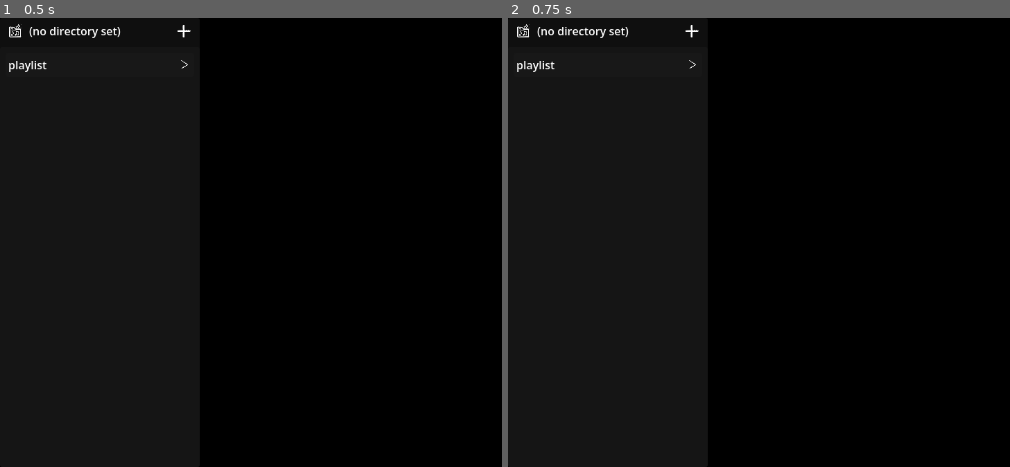
Above: before the commit, frames 1-2 (left to right).
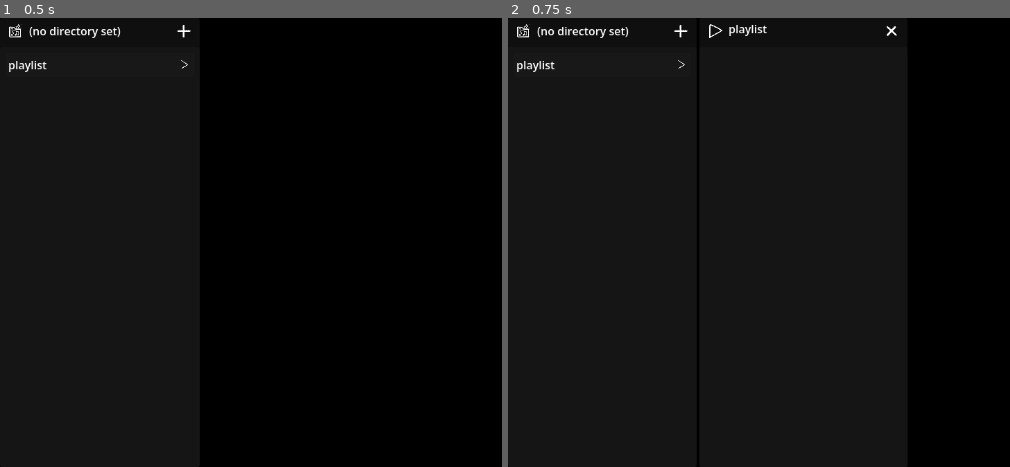
Above: after the commit, the same moments.

Repository: CorvusCloudburst/m3udang
Game: Godot game, scene res://app/main.tscn
Same seed, same stepped clock (60 frames per second), same inputs: the game is played once before the commit and once after it. This scene is started directly instead of the project's main scene.
Inputs (mouse positions are in pixels of both pictures, inside the frame that each line leads up to):
- Up to frame 1 (0.5 s): no input
- Up to frame 2 (0.75 s): click (693, 62) at 0.5 s

Frame 1 is identical in both runs. In frame 2, 0.2% of the frame differs, in the area x 33-78%, y 1-12%.

Commit message:
draggable playlist management

Diff:
--- /dev/null
+++ b/app/SignalBus.gd
@@ -0,0 +1,3 @@
+extends Node
+
+signal open_playlist_detail(playlist_file: String)
--- a/app/main.tscn
+++ b/app/main.tscn
@@ -1,7 +1,12 @@
 [gd_scene format=3 uid="uid://b17d0gvxdp54p"]
 
 [ext_resource type="Script" uid="uid://dvcn77fsvd5lw" path="res://app/main.gd" id="1_s58fy"]
-[ext_resource type="PackedScene" uid="uid://cpaf13bvrcfyl" path="res://app/playlist_management/playlist_management_panel.tscn" id="1_yblnd"]
+[ext_resource type="PackedScene" uid="uid://cpaf13bvrcfyl" path="res://app/playlist_management/playlist_browser_panel.tscn" id="1_yblnd"]
+[ext_resource type="PackedScene" uid="uid://d2aat2sfr1y2h" path="res://app/playlist_management/playlist_details/playlist_details_panel.tscn" id="3_ysqge"]
+
+[sub_resource type="GDScript" id="GDScript_ysqge"]
+script/source = "extends GridContainer
+"
 
 [node name="Main" type="Node" unique_id=1622219]
 script = ExtResource("1_s58fy")
@@ -22,6 +27,8 @@
 anchor_bottom = 1.0
 grow_horizontal = 2
 grow_vertical = 2
+size_flags_horizontal = 3
+size_flags_vertical = 3
 columns = 2
 
 [node name="PlaylistManagementGrid" type="GridContainer" parent="LayoutGrid" unique_id=1539483554]
@@ -29,6 +36,12 @@
 size_flags_horizontal = 3
 size_flags_vertical = 3
 columns = 2
+script = SubResource("GDScript_ysqge")
 
-[node name="PlaylistManagementPanel" parent="LayoutGrid/PlaylistManagementGrid" unique_id=932147196 instance=ExtResource("1_yblnd")]
+[node name="PlaylistBrowserPanel" parent="LayoutGrid/PlaylistManagementGrid" unique_id=932147196 instance=ExtResource("1_yblnd")]
+custom_minimum_size = Vector2(250, 0)
 layout_mode = 2
+
+[node name="PlaylistDetailsPanel" parent="LayoutGrid/PlaylistManagementGrid" unique_id=1550198251 instance=ExtResource("3_ysqge")]
+visible = false
+layout_mode = 2
--- a/app/playlist_management/playlist_management_panel.tscn
+++ b/app/playlist_management/playlist_browser_panel.tscn
@@ -1,11 +1,11 @@
 [gd_scene format=3 uid="uid://cpaf13bvrcfyl"]
 
-[ext_resource type="Script" uid="uid://dusp06p2qrb1f" path="res://app/playlist_management/playlist_management_panel.gd" id="1_jk7cu"]
+[ext_resource type="Script" uid="uid://dusp06p2qrb1f" path="res://app/playlist_management/playlist_browser_panel.gd" id="1_jk7cu"]
 [ext_resource type="Texture2D" uid="uid://mfgdhrvuj2fg" path="res://icons/music-directory.png" id="1_x3wvf"]
 [ext_resource type="PackedScene" uid="uid://bvdjnij7ad6tb" path="res://app/playlist_management/playlist_list_item.tscn" id="3_qdchs"]
 [ext_resource type="Texture2D" uid="uid://dkxbytr8sf1g7" path="res://icons/plus.png" id="3_u16lj"]
 
-[node name="PlaylistManagementPanel" type="Panel" unique_id=932147196]
+[node name="PlaylistBrowserPanel" type="Panel" unique_id=932147196]
 anchors_preset = 15
 anchor_right = 1.0
 anchor_bottom = 1.0
@@ -65,6 +65,7 @@
 expand_icon = true
 
 [node name="PlaylistBrowserPanel" type="Panel" parent="PlaylistBrowser" unique_id=1155824761]
+custom_minimum_size = Vector2(250, 0)
 layout_mode = 2
 size_flags_vertical = 3
 
--- /dev/null
+++ b/app/playlist_management/playlist_details/playlist_details_panel.gd
@@ -0,0 +1,61 @@
+extends Panel
+
+# -----------------------------------------------------------------
+# Setup
+# -----------------------------------------------------------------
+# Internal data
+@export var filename: String # Should be provided by caller
+
+# Display elements
+@onready var playlist_name_label: Label = $PlaylistDetailsLayout/HeaderMargins/PlaylistDetailsPanelHeader/PlaylistNameLabel
+@onready var draggable_track_list_panel: Panel = $PlaylistDetailsLayout/DraggableTrackListPanel
+
+func _ready() -> void:
+	# Listen for signals to open a playlist
+	SignalBus.open_playlist_detail.connect(_open_panel)
+	# Get fresh visuals
+	_refresh_contents()
+
+# -----------------------------------------------------------------
+# Interactivity
+# -----------------------------------------------------------------
+
+# ------------- Close playlist details -------------
+func _on_close_playlist_details_button_pressed() -> void:
+	visible = false
+
+# ------------- Play playlist in the player -------------
+func _on_play_playlist_button_pressed() -> void:
+	print("TODO: Play the playlist")
+	#play_playlist.emit(filename) # Announces a playlist should play
+
+func _open_panel(updated_filename: String) -> void:
+	filename = updated_filename
+	_refresh_contents()
+	visible = true
+
+func _refresh_contents() -> void:
+	# Clear previouds contents
+	draggable_track_list_panel.clear_panel_tracks()
+
+	# Set the displayed playlist name
+	var display_name = filename.get_file().rsplit(".", false, 1)[0] if filename else 'no playlist selected'
+	playlist_name_label.text = display_name
+
+	# Populate the tracks
+	for track in get_playlist_tracks():
+		draggable_track_list_panel.add_track(track)
+
+# Get all the tracks in an m3u file
+func get_playlist_tracks() -> Array:
+	if !FileAccess.file_exists(Globals.playlist_directory + filename):
+		return []
+
+	var playlist_file = FileAccess.open(Globals.playlist_directory + filename, FileAccess.READ)
+	var playlist_contents = []
+	while !playlist_file.eof_reached():
+		var current_line = playlist_file.get_line()
+		# Ignore comments and anything that isn't an mp3
+		if !current_line.begins_with("#") && current_line.ends_with(".mp3"):
+			playlist_contents.append(current_line)
+	return playlist_contents
--- /dev/null
+++ b/app/playlist_management/playlist_details/playlist_details_panel.tscn
@@ -0,0 +1,62 @@
+[gd_scene format=3 uid="uid://d2aat2sfr1y2h"]
+
+[ext_resource type="Script" uid="uid://dauexyc0af6tp" path="res://app/playlist_management/playlist_details/playlist_details_panel.gd" id="1_gnfcv"]
+[ext_resource type="Texture2D" uid="uid://ba2tigywb3mm6" path="res://icons/x.png" id="2_gj7ew"]
+[ext_resource type="Texture2D" uid="uid://d3d2rcf5bxbf5" path="res://icons/play.png" id="2_rrb1t"]
+[ext_resource type="PackedScene" uid="uid://d34si2h4yja4h" path="res://app/songs/draggable_track_list_panel.tscn" id="4_0sevv"]
+
+[node name="PlaylistDetailsPanel" type="Panel" unique_id=1550198251]
+custom_minimum_size = Vector2(300, 0)
+anchors_preset = 15
+anchor_right = 1.0
+anchor_bottom = 1.0
+grow_horizontal = 2
+grow_vertical = 2
+script = ExtResource("1_gnfcv")
+
+[node name="PlaylistDetailsLayout" type="VBoxContainer" parent="." unique_id=436582384]
+layout_mode = 1
+anchors_preset = 15
+anchor_right = 1.0
+anchor_bottom = 1.0
+grow_horizontal = 2
+grow_vertical = 2
+
+[node name="HeaderMargins" type="MarginContainer" parent="PlaylistDetailsLayout" unique_id=1873612044]
+layout_mode = 2
+theme_override_constants/margin_left = 8
+theme_override_constants/margin_top = 4
+theme_override_constants/margin_right = 8
+theme_override_constants/margin_bottom = 4
+
+[node name="PlaylistDetailsPanelHeader" type="HBoxContainer" parent="PlaylistDetailsLayout/HeaderMargins" unique_id=1304812202]
+layout_mode = 2
+size_flags_vertical = 0
+
+[node name="PlayPlaylistButton" type="Button" parent="PlaylistDetailsLayout/HeaderMargins/PlaylistDetailsPanelHeader" unique_id=332462633]
+custom_minimum_size = Vector2(30, 30)
+layout_mode = 2
+icon = ExtResource("2_rrb1t")
+flat = true
+icon_alignment = 1
+expand_icon = true
+
+[node name="PlaylistNameLabel" type="Label" parent="PlaylistDetailsLayout/HeaderMargins/PlaylistDetailsPanelHeader" unique_id=150934123]
+layout_mode = 2
+size_flags_horizontal = 3
+size_flags_vertical = 1
+text = "playlist name"
+
+[node name="ClosePlaylistDetailsButton" type="Button" parent="PlaylistDetailsLayout/HeaderMargins/PlaylistDetailsPanelHeader" unique_id=2000293572]
+custom_minimum_size = Vector2(30, 30)
+layout_mode = 2
+icon = ExtResource("2_gj7ew")
+flat = true
+icon_alignment = 1
+expand_icon = true
+
+[node name="DraggableTrackListPanel" parent="PlaylistDetailsLayout" unique_id=391939788 instance=ExtResource("4_0sevv")]
+layout_mode = 2
+
+[connection signal="pressed" from="PlaylistDetailsLayout/HeaderMargins/PlaylistDetailsPanelHeader/PlayPlaylistButton" to="." method="_on_play_playlist_button_pressed"]
+[connection signal="pressed" from="PlaylistDetailsLayout/HeaderMargins/PlaylistDetailsPanelHeader/ClosePlaylistDetailsButton" to="." method="_on_close_playlist_details_button_pressed"]
--- a/app/playlist_management/playlist_list_item.gd
+++ b/app/playlist_management/playlist_list_item.gd
@@ -23,9 +23,4 @@
 # ------------- Open playlist details -------------
 func _on_open_detail_button_pressed() -> void:
 	# Announce to ancestors that the details should open
-	open_playlist_detail.emit(filename)
-
-# -----------------------------------------------------------------
-# External communication
-# -----------------------------------------------------------------
-signal open_playlist_detail(playlist_filename: String)
+	SignalBus.open_playlist_detail.emit(filename)
--- /dev/null
+++ b/app/songs/draggable_track.gd
@@ -0,0 +1,55 @@
+class_name DraggableTrack
+extends Panel
+
+# -----------------------------------------------------------------
+# Setup
+# -----------------------------------------------------------------
+
+# Display elements
+@onready var track_label: Label = $MarginContainer/TrackLayout/TrackLabel
+
+# Expected parameters
+@export var track_file_path: String
+
+func _ready() -> void:
+	# Display pretty label
+	var filename = track_file_path if track_file_path else 'track.mp3'
+	track_label.text = filename.rsplit(".", false, 1)[0]
+
+# -----------------------------------------------------------------
+# Buttons
+# -----------------------------------------------------------------
+signal track_duplicated(duplicatedTrack: String, index: int)
+
+func _on_duplicate_button_pressed() -> void:
+	track_duplicated.emit(track_file_path, get_index())
+
+func _on_remove_button_pressed() -> void:
+	queue_free()
+
+# -----------------------------------------------------------------
+# Drag & Drop Logic
+# -----------------------------------------------------------------
+
+# ------------- The sprite while dragging -------------
+func _get_drag_data(_at_position: Vector2) -> Variant:
+	var preview = duplicate()
+
+	var preview_container = Control.new()
+	preview.offset_left = -150
+	preview.offset_top = -15
+	preview_container.add_child(preview)
+
+	set_drag_preview(preview_container)
+	return self
+
+# ------------- Allows dropping other tracks onto this one -------------
+func _can_drop_data(_at_position: Vector2, data: Variant) -> bool:
+	return data is DraggableTrack
+
+# ------------- Data announced when a track is dropped here -------------
+signal track_dropped(dropped_item: DraggableTrack, reference_index: int)
+
+func _drop_data(_at_position: Vector2, data: Variant) -> void:
+	# Emits a signal so the parent can handle the list order
+	track_dropped.emit(data, get_index())
--- /dev/null
+++ b/app/songs/draggable_track.tscn
@@ -0,0 +1,58 @@
+[gd_scene format=3 uid="uid://dc70dy126xedy"]
+
+[ext_resource type="Script" uid="uid://sq0sfn1ajn0w" path="res://app/songs/draggable_track.gd" id="1_kkawb"]
+[ext_resource type="Texture2D" uid="uid://dhb6ribsgbdmb" path="res://icons/copy.png" id="2_270dj"]
+[ext_resource type="Texture2D" uid="uid://ba2tigywb3mm6" path="res://icons/x.png" id="3_r1n4r"]
+
+[node name="DraggableTrack" type="Panel" unique_id=1153770331]
+custom_minimum_size = Vector2(250, 30)
+anchors_preset = 15
+anchor_right = 1.0
+anchor_bottom = 1.0
+grow_horizontal = 2
+grow_vertical = 2
+script = ExtResource("1_kkawb")
+
+[node name="MarginContainer" type="MarginContainer" parent="." unique_id=270544364]
+layout_mode = 1
+anchors_preset = 15
+anchor_right = 1.0
+anchor_bottom = 1.0
+grow_horizontal = 2
+grow_vertical = 2
+theme_override_constants/margin_left = 8
+theme_override_constants/margin_top = 4
+theme_override_constants/margin_right = 8
+theme_override_constants/margin_bottom = 4
+
+[node name="TrackLayout" type="HBoxContainer" parent="MarginContainer" unique_id=827485640]
+layout_mode = 2
+
+[node name="TrackLabel" type="Label" parent="MarginContainer/TrackLayout" unique_id=1523172524]
+custom_minimum_size = Vector2(250, 30)
+layout_mode = 2
+size_flags_horizontal = 3
+size_flags_vertical = 1
+text = "track"
+horizontal_alignment = 2
+vertical_alignment = 1
+clip_text = true
+
+[node name="DuplicateButton" type="Button" parent="MarginContainer/TrackLayout" unique_id=1722796180]
+custom_minimum_size = Vector2(25, 25)
+layout_mode = 2
+icon = ExtResource("2_270dj")
+flat = true
+icon_alignment = 1
+expand_icon = true
+
+[node name="RemoveButton" type="Button" parent="MarginContainer/TrackLayout" unique_id=880524204]
+custom_minimum_size = Vector2(25, 25)
+layout_mode = 2
+icon = ExtResource("3_r1n4r")
+flat = true
+icon_alignment = 1
+expand_icon = true
+
+[connection signal="pressed" from="MarginContainer/TrackLayout/DuplicateButton" to="." method="_on_duplicate_button_pressed"]
+[connection signal="pressed" from="MarginContainer/TrackLayout/RemoveButton" to="." method="_on_remove_button_pressed"]
--- /dev/null
+++ b/app/songs/draggable_track_list.gd
@@ -0,0 +1,16 @@
+extends VBoxContainer
+
+# -----------------------------------------------------------------
+# Drag & Drop Logic
+# -----------------------------------------------------------------
+
+# ------------- Only other draggable tracks can drop here -------------
+func _can_drop_data(_at_position: Vector2, data: Variant) -> bool:
+	return data is DraggableTrack
+
+# ------------- Data announced when a drop occurs -------------
+func _drop_data(_at_position: Vector2, data: Variant) -> void:
+	# Emits a signal so the parent can handle the list order
+	track_dropped.emit(data)
+
+signal track_dropped(dropped_item: DraggableTrack)
--- /dev/null
+++ b/app/songs/draggable_track_list_panel.gd
@@ -0,0 +1,73 @@
+extends Panel
+
+# Constants
+const DRAGGABLE_TRACK_SCENE = preload("res://app/songs/draggable_track.tscn")
+
+# Display elements
+@onready var track_list: VBoxContainer = $ScrollContainer/DraggableTrackList
+
+# -----------------------------------------------------------------
+# External API
+# -----------------------------------------------------------------
+
+# Returns an ordered list of of the songs contained within
+func get_filepath_list() -> Array:
+	var file_list: Array = []
+	var track_items = track_list.get_children()
+	for track in track_items:
+		if track is DraggableTrack:
+			file_list.append(track.file_path)
+	return file_list
+
+# Adds a new track to the list, supplied from elsewhere by filepath
+func add_track(track_file_path: String) -> void:
+	_insert_track_into_list(track_file_path)
+
+func clear_panel_tracks() -> void:
+	for child in track_list.get_children():
+		child.queue_free()
+
+# Total tracks in the list
+func get_track_count() -> int:
+	return track_list.get_child_count()
+
+# -----------------------------------------------------------------
+# Internal Track Management
+# -----------------------------------------------------------------
+
+# Adds a track to the list
+func _insert_track_into_list(track_to_add: String, index: int = -1) -> void:
+	var new_track = DRAGGABLE_TRACK_SCENE.instantiate()
+	new_track.track_file_path = track_to_add
+
+	# Adds the track to the list
+	track_list.add_child(new_track)
+	# Listen for drag and drop signals for this track
+	new_track.connect("track_dropped", _on_draggable_track_dropped)
+	new_track.connect("track_duplicated", _on_track_duplicated)
+	# Moves the track to the provided index, if specified
+	if index > -1:
+		track_list.move_child(new_track, index)
+
+# -----------------------------------------------------------------
+# Drag & Drop
+# -----------------------------------------------------------------
+
+# Fires when a DraggableTrack is dropped onto the list
+func _on_draggable_track_dropped(dropped_track: DraggableTrack, index: int) -> void:
+	# If dragging from within the list, relocate
+	if dropped_track.get_parent() == track_list:
+		track_list.move_child(dropped_track, index)
+	# If dragging from elsewhere, add a new copy so the old one remains unaffected
+	else:
+		var new_track = dropped_track.duplicate()
+		_insert_track_into_list(new_track, index)
+
+# Insert the duplicated track beside its origin
+func _on_track_duplicated(duplicated_track_file: String, index: int) -> void:
+	_insert_track_into_list(duplicated_track_file, index)
+
+# A track is dropped on an unoccupied space in the list box
+func _on_draggable_track_list_track_dropped(dropped_item: DraggableTrack) -> void:
+	var ending_index = track_list.get_child_count()
+	_on_draggable_track_dropped(dropped_item, ending_index)
--- /dev/null
+++ b/app/songs/draggable_track_list_panel.tscn
@@ -0,0 +1,30 @@
+[gd_scene format=3 uid="uid://d34si2h4yja4h"]
+
+[ext_resource type="Script" uid="uid://c6gkd37uvfm1q" path="res://app/songs/draggable_track_list.gd" id="1_2swjb"]
+[ext_resource type="Script" uid="uid://r5bcnt3ko0gl" path="res://app/songs/draggable_track_list_panel.gd" id="1_knmcg"]
+
+[node name="DraggableTrackListPanel" type="Panel" unique_id=391939788]
+anchors_preset = 15
+anchor_right = 1.0
+anchor_bottom = 1.0
+grow_horizontal = 2
+grow_vertical = 2
+size_flags_horizontal = 3
+size_flags_vertical = 3
+script = ExtResource("1_knmcg")
+
+[node name="ScrollContainer" type="ScrollContainer" parent="." unique_id=1427480445]
+layout_mode = 1
+anchors_preset = 15
+anchor_right = 1.0
+anchor_bottom = 1.0
+grow_horizontal = 2
+grow_vertical = 2
+horizontal_scroll_mode = 0
+
+[node name="DraggableTrackList" type="VBoxContainer" parent="ScrollContainer" unique_id=2021453243]
+layout_mode = 2
+theme_override_constants/separation = 4
+script = ExtResource("1_2swjb")
+
+[connection signal="track_dropped" from="ScrollContainer/DraggableTrackList" to="." method="_on_draggable_track_list_track_dropped"]
--- a/project.godot
+++ b/project.godot
@@ -16,13 +16,18 @@
 
 config/name="m3udang"
 config/description="m3u editing made simple."
-run/main_scene="uid://btksxy5ipbvkv"
+run/main_scene="uid://b17d0gvxdp54p"
 config/features=PackedStringArray("4.6", "Forward Plus")
 config/icon="uid://cv8sl6g2aix0r"
 
 [audio]
 
 buses/default_bus_layout="uid://78jupxapj4tp"
+
+[autoload]
+
+Main="*uid://dvcn77fsvd5lw"
+SignalBus="*uid://dgtvea71f2fk7"
 
 [display]
 
Not shown, added: app/SignalBus.gd.uid
Renamed: app/playlist_management/playlist_management_panel.gd.uid -> app/playlist_management/playlist_browser_panel.gd.uid
Not shown, added: app/playlist_management/playlist_details/playlist_details_panel.gd.uid
Not shown, added: app/songs/draggable_track.gd.uid
Not shown, added: app/songs/draggable_track_list.gd.uid
Not shown, added: app/songs/draggable_track_list_panel.gd.uid
Binary file added: icons/copy.png
Not shown, added: icons/copy.png.import
